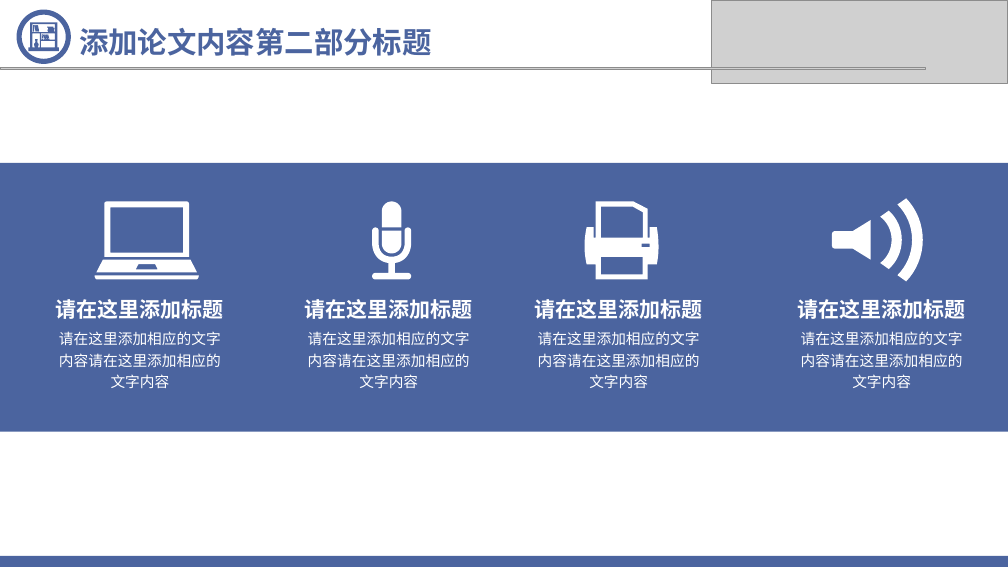
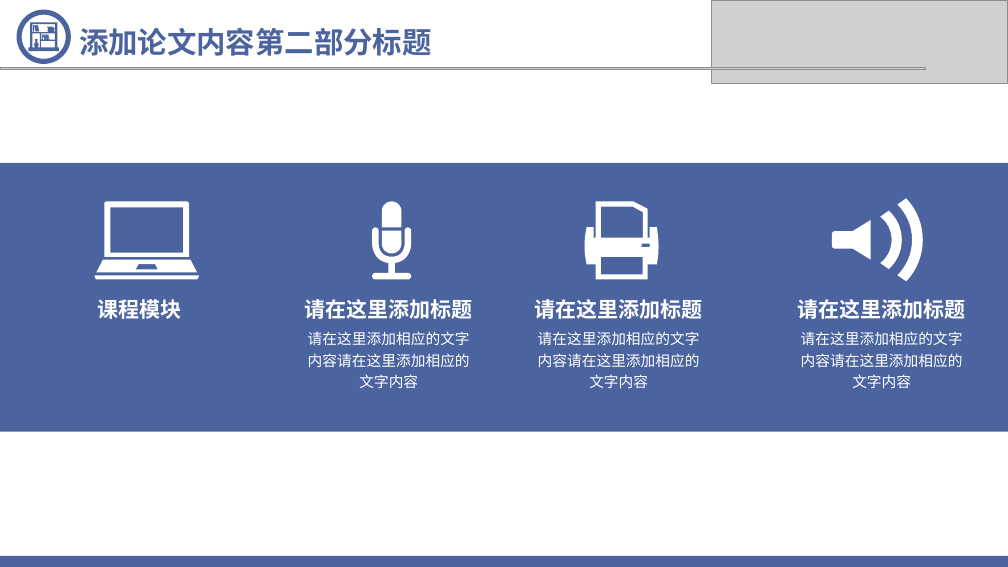
Before and after one commit to lzb-cc/Cmty, a slide deck: slide 17 of datas/毕业答辩PPT.ppt (slide 12 before the commit). Drawn at 1008x567 pixels with LibreOffice and Linux fonts; fonts in the diff are those of the drawing; grey boxes stand for pictures. Boxes give left, top, right and bottom in pixels: in the first picture for what was removed or moved away, otherwise in the second. Text is boxed around its words. In the diff, an @@ line names an element or a change of style, - is before the commit and + after.

```diff
--- a/datas/毕业答辩PPT.ppt
+++ b/datas/毕业答辩PPT.ppt
@@ text removed at [56, 299, 224, 319] @@
-请在这里添加标题
@@ text added at [98, 299, 182, 319], 20 pt, text #FFFFFF, bold @@
+课程模块
@@ text removed at [59, 331, 221, 388] @@
-请在这里添加相应的文字内容请在这里添加相应的文字内容
```
Also in this commit, not shown: 6 other slides changed, 8 slides added, 4 slides removed, 3 other files.
